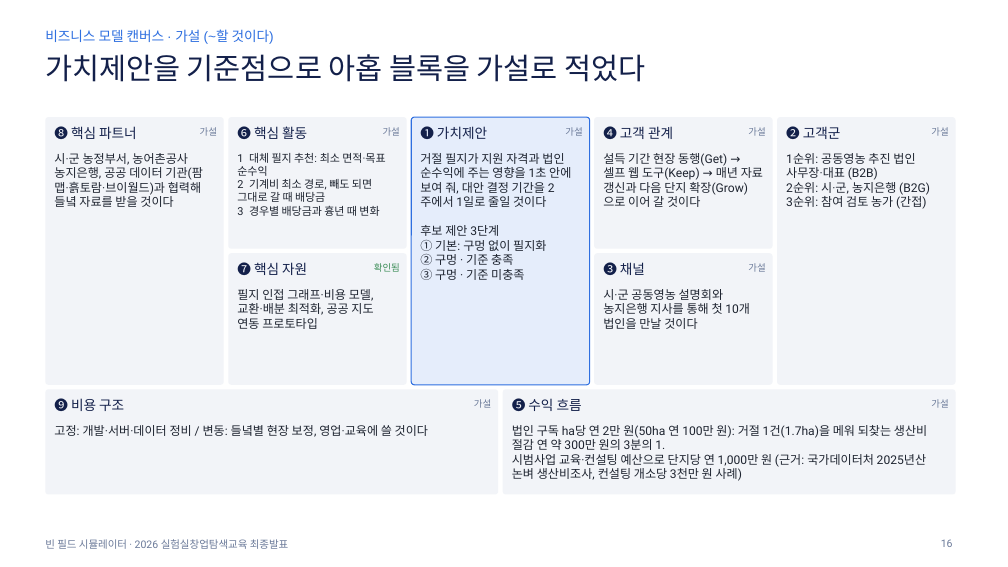
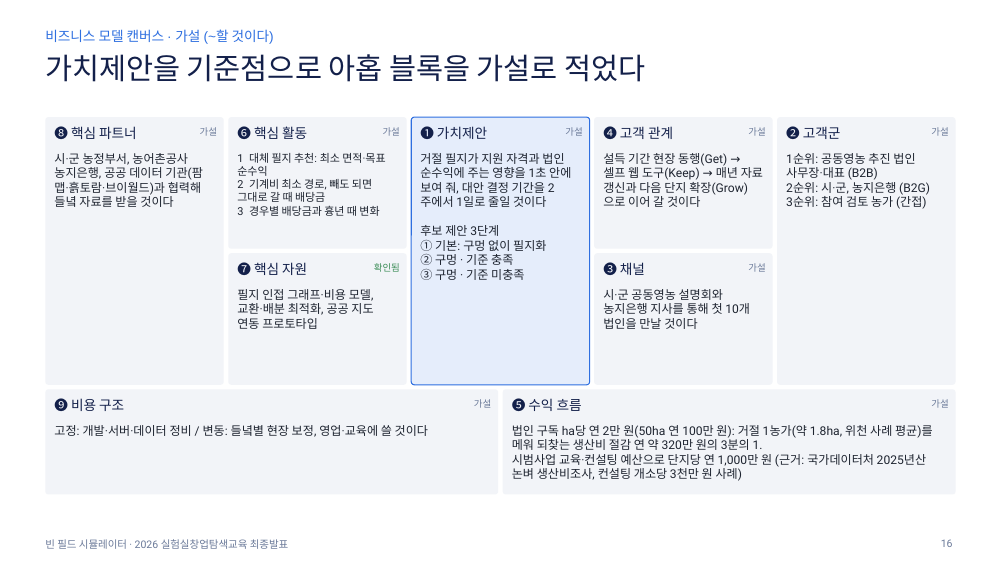
Before and after one commit to yean1234/Cooperative-farming-system, a slide deck: slide 16 of docs/빈필드시뮬레이터_최종발표.pptx. Drawn at 1008x567 pixels with LibreOffice and Linux fonts; fonts in the diff are those of the drawing. Boxes give left, top, right and bottom in pixels: in the first picture for what was removed or moved away, otherwise in the second. Text is boxed around its words. In the diff, an @@ line names an element or a change of style, - is before the commit and + after.

```diff
--- a/docs/빈필드시뮬레이터_최종발표.pptx
+++ b/docs/빈필드시뮬레이터_최종발표.pptx
@@ text at [512,425,933,450]: text changed @@
-법인 구독 ha당 연 2만 원(50ha 연 100만 원): 거절 1건(1.7ha)을 메워 되찾는 생산비 절감 연 약 300만 원의 3분의 1.
+법인 구독 ha당 연 2만 원(50ha 연 100만 원): 거절 1농가(약 1.8ha, 위천 사례 평균)를 메워 되찾는 생산비 절감 연 약 320만 원의 3분의 1.
```
Also in this commit, not shown: 2 other slides changed, 2 other files.
